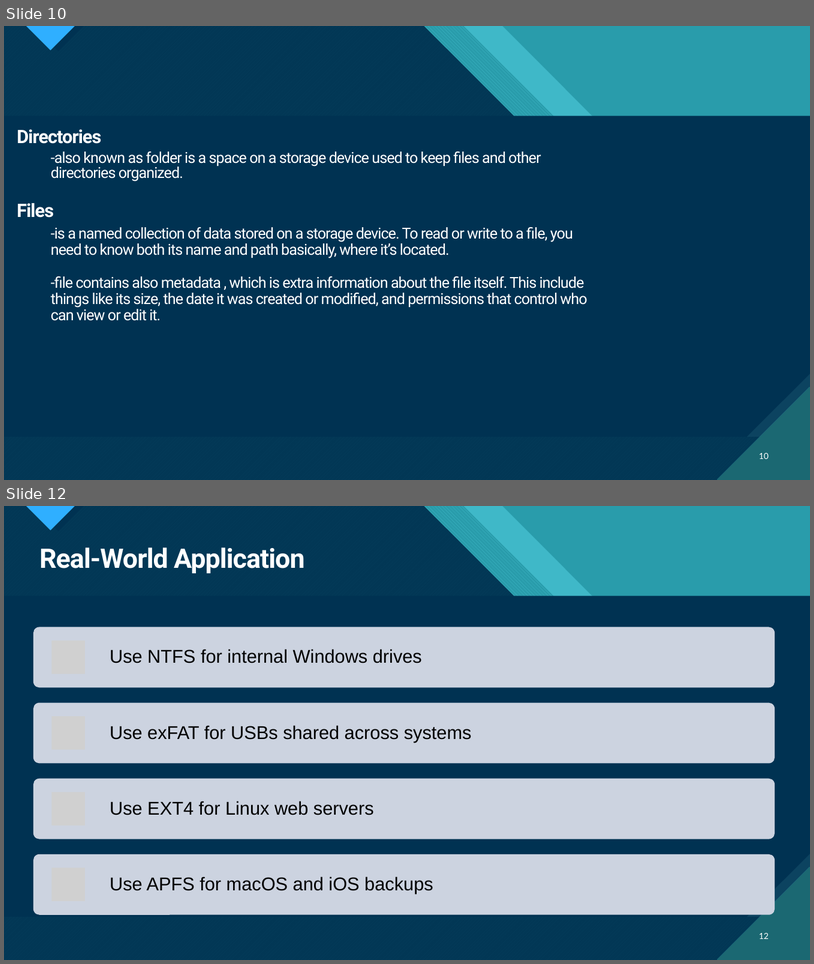
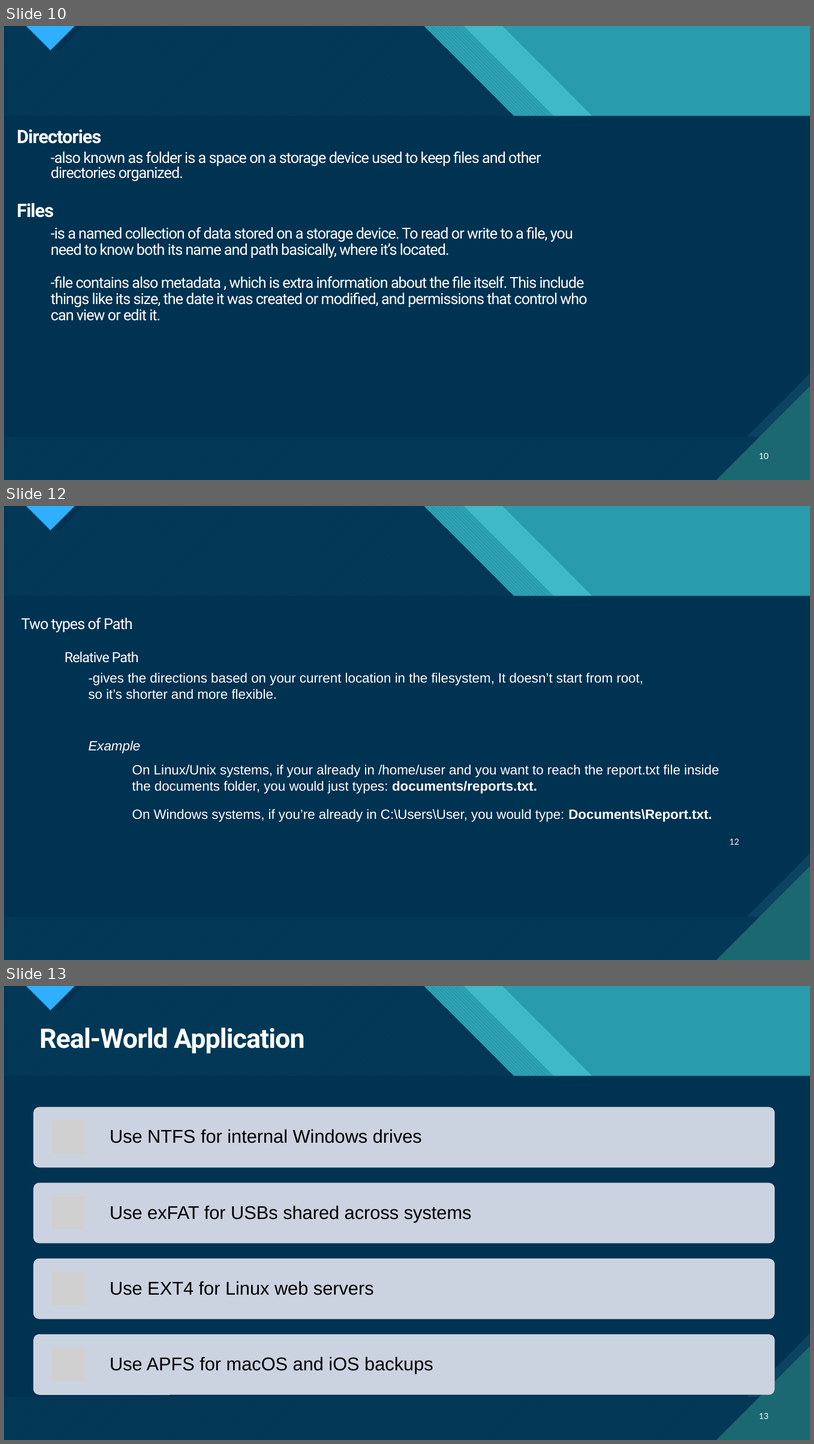
Before and after one commit to psuuc-jbgarcia/Object-Oriented-Programming-Lesson, a slide deck: Platform Technologies/Pre Lim/week 2/Lecture/Chapter_2Different File Systems.pptx. Shown one above the other, each under a label of ours: slides 10 and 12 before the commit, slides 10, 12 and 13 after it; the slides between them are not shown. The pictures are 814x964 and 814x1444 pixels, drawn with LibreOffice and Linux fonts; fonts in the diff are those of the drawing; grey boxes stand for pictures. Boxes give left, top, right and bottom in pixels: in the first picture for what was removed or moved away, otherwise in the second. Text is boxed around its words. In the diff, an @@ line names an element or a change of style, - is before the commit and + after.

```diff
--- a/Platform Technologies/Pre Lim/week 2/Lecture/Chapter_2Different File Systems.pptx
+++ b/Platform Technologies/Pre Lim/week 2/Lecture/Chapter_2Different File Systems.pptx
@@ slide 12 added at (4, 506, 810, 960), background #47C3D3; not listed: 18 template elements that a slide beside it also shows @@
@@ text added at (21, 618, 133, 633), 18 pt, text #FFFFFF @@
+Two types of Path
@@ text added at (65, 651, 139, 663), 16.6 pt, text #FFFFFF @@
+Relative Path
@@ text added at (89, 672, 644, 699), 16 pt, text #FFFFFF @@
+-gives the directions based on your current location in the filesystem, It doesn’t start from root, so it’s shorter and more flexible.
@@ text added at (89, 740, 141, 753), 16 pt, text #FFFFFF, italic @@
+Example
@@ text added at (132, 764, 719, 793), 16 pt, text #FFFFFF @@
+On Linux/Unix systems, if your already in /home/user and you want to reach the report.txt file inside the documents folder, you would just types: documents/reports.txt.
@@ text added at (132, 808, 712, 822), 16 pt, text #FFFFFF @@
+On Windows systems, if you’re already in C:\Users\User, you would type: Documents\Report.txt.
@@ page number added at (730, 838, 740, 844), 10 pt, text #FFFFFF @@
+12
@@ what was slide 12 is now slide 13 @@
@@ page number at (759, 1413, 769, 1419): text changed @@
-12
+13
```
Also in this commit, not shown: 1 other slide added, 2 slides removed, 2 other files.
